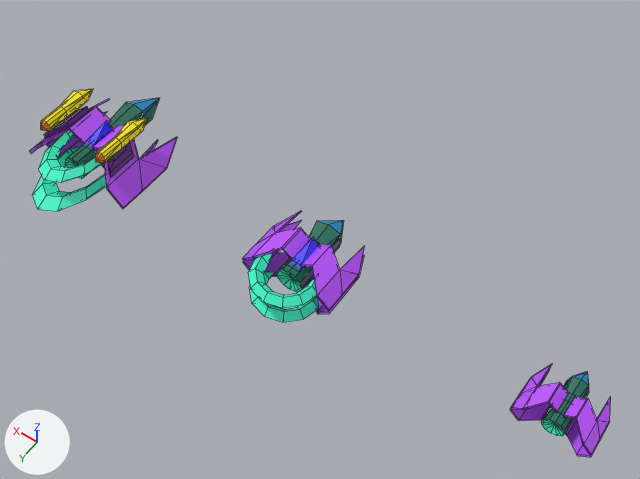
The Blender file Assets/Imports/Towers/Tour arbalète.blend: old version first, new version second.
Camera for both pictures: a camera (50 mm lens) standing at (-42.9, 57.3, 97.5) and looking at (-1.7, -0.4, 6.7). Lighting does not change. The marker at lower left points along +X, +Y and +Z. Mesh edges are drawn as thin lines.

Before the edit, the objects in view are built like this:
```python
ob_munition = bpy.data.objects.new('Munition', me_nave_arco_017)
ob_munition.parent = ob_tour_3
ob_munition.location = (42.58, 2.099, 6.757)
ob_munition.rotation_euler = (1.571, 0.0, 0.0)  # degrees (90, 0, 0)
ob_munition_001 = bpy.data.objects.new('Munition.001', me_nave_arco_001)
ob_munition_001.parent = ob_tour_1
ob_munition_001.location = (-37.94, 0.094, 2.055)
ob_munition_001.rotation_euler = (1.571, 0.0, 0.0)  # degrees (90, 0, 0)
ob_munition_002 = bpy.data.objects.new('Munition.002', me_nave_arco_004)
ob_munition_002.parent = ob_tour_2
ob_munition_002.location = (-0.225, -0.103, 2.055)
ob_munition_002.rotation_euler = (1.571, 0.0, 0.0)  # degrees (90, 0, 0)
ob_munition_003 = bpy.data.objects.new('Munition.003', me_nave_arco_009)
ob_munition_003.parent = ob_tour_3
ob_munition_003.location = (37.14, -0.113, 2.055)
ob_munition_003.rotation_euler = (1.571, 0.0, 0.0)  # degrees (90, 0, 0)
ob_munition_004 = bpy.data.objects.new('Munition.004', me_nave_arco_016)
ob_munition_004.parent = ob_tour_3
ob_munition_004.location = (31.71, 2.099, 6.757)
ob_munition_004.rotation_euler = (1.571, 0.0, 0.0)  # degrees (90, 0, 0)
ob_tour_1 = bpy.data.objects.new('Tour 1', me_nave_arco_002)
ob_tour_1.location = (-37.9, 0.8, 2.1)
ob_tour_1.rotation_euler = (1.571, 0.0, 0.0)  # degrees (90, 0, 0)
ob_tour_2 = bpy.data.objects.new('Tour 2', me_nave_arco_006)
ob_tour_2.location = (-0.2, 3.1, 2.1)
ob_tour_2.rotation_euler = (1.571, 0.0, 0.0)  # degrees (90, 0, 0)
ob_tour_3 = bpy.data.objects.new('Tour 3', me_nave_arco_011)
ob_tour_3.location = (37.1, 3.1, 2.5)
ob_tour_3.rotation_euler = (1.571, 0.0, 0.0)  # degrees (90, 0, 0)
```
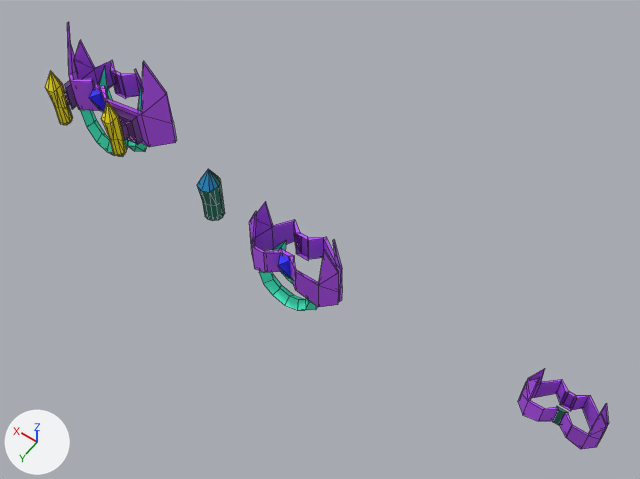
Where the newer file only moved an object's origin or applied its transform, the numbers keep the older frame.

Where the change shows, as pixel boxes (x1, y1, x2, y2) in the pictures (640 x 479 px; the box of a moved part takes in the faces that stretch with it):
'Tour 3', reshaped, moved, turned: before (30, 98, 177, 211); after (45, 22, 177, 156)
'Tour 2', mesh turned: before (242, 211, 365, 322); after (249, 201, 342, 310)
'Tour 1', mesh turned: before (510, 364, 611, 457); after (518, 369, 609, 449)
'Munition', reshaped, moved, turned: before (41, 89, 93, 131); after (197, 169, 225, 221)
'Munition.002', deleted (green): before (277, 220, 344, 292)
'Munition.003', deleted (green): before (65, 98, 159, 179)
'Munition.001', deleted (cyan): before (542, 372, 589, 436)
'Munition.004', deleted (yellow): before (95, 118, 147, 163)
part 4 of me_nave_arco_011, moved or reshaped: before (82, 120, 113, 150); after (89, 89, 105, 112)
part 5 of me_nave_arco_011, moved or reshaped: before (30, 98, 177, 209); after (64, 22, 177, 147)
part 6 of me_nave_arco_011, moved or reshaped: before (47, 111, 158, 167); after (74, 40, 142, 99)
part 7 of me_nave_arco_011, moved or reshaped: before (38, 131, 103, 183); after (80, 110, 128, 156)
part 8 of me_nave_arco_011, moved or reshaped: before (32, 146, 106, 211); after (98, 69, 147, 152)
part 9 of me_nave_arco_011, added (yellow): after (101, 102, 127, 156)
part 10 of me_nave_arco_011, added (yellow): after (45, 70, 73, 125)

Diff of the bpy script that builds the scene:
```diff
--- a/Assets/Imports/Towers/Tour arbalète.blend.py
+++ b/Assets/Imports/Towers/Tour arbalète.blend.py
@@ me_nave_arco_002 @@
 me_nave_arco_002.from_pydata(...)  # 96 vertices, 98 faces; spans x -5.19..5.19, y -2.44..2.44, z -3.34..4.6
 # used by ob_tour_1; location = (-37.9, 0.8, 2.1); rotation_euler = (1.571, 0.0, 0.0), in degrees (90, 0, 0)
+# me_nave_arco_002 part 2: the whole mesh is turned -90 degrees about the x axis through its middle, then moved by (0.0, 1.02, -0.63)
 me_nave_arco_002.materials.append(mat_torre_arco)
@@ me_nave_arco_006 @@
 me_nave_arco_006.from_pydata(...)  # 161 vertices, 166 faces; spans x -7.1..7.1, y -3.4..3.5, z -6.9..8.5
 # used by ob_tour_2; location = (-0.2, 3.1, 2.1); rotation_euler = (1.571, 0.0, 0.0), in degrees (90, 0, 0)
+# me_nave_arco_006 part 3: the whole mesh is turned -90 degrees about the x axis through its middle, then moved by (0.0, 2.3, -0.8)
 me_nave_arco_006.materials.append(mat_torre_arco)
@@ me_nave_arco_011 @@
 # used by ob_tour_3; location = (37.1, 3.1, 2.5); rotation_euler = (1.571, 0.0, 0.0), in degrees (90, 0, 0)
-me_nave_arco_011.from_pydata(...)  # 193 vertices, 198 faces; spans x -9.6..9.6, y -3.8..4.3, z -11.4..10.7
+me_nave_arco_011.from_pydata(...)  # 269 vertices, 306 faces; spans x -9.7..9.6, y -9.7..12.4, z 0.2..10.1
+# me_nave_arco_011 part 4: the loose piece of 5 vertices spanning x -1.0..1.0, y 1.3..3.1, z -0.5..4.2 is turned 89.6 degrees about the x axis through its middle and scaled by 1.01, then moved by (0.0, -3.1, 4.7)
+# me_nave_arco_011 part 5: the loose piece of 80 vertices spanning x -9.6..9.6, y -2.7..4.3, z -4.0..10.7 is multiplied about its middle by the matrix ((1.0, 0.0, 0.0), (0.0, -0.001, -1.0), (0.0, 1.064, -0.001)), then moved by (0.0, -3.1, 1.7)
+# me_nave_arco_011 part 6: the loose piece of 48 vertices spanning x -7.1..7.1, y -3.8..-0.5, z -2.4..8.5 is turned 90 degrees about the x axis through its middle, then moved by (0.0, 0.1, -1.1)
+# me_nave_arco_011 part 7: the loose piece of 30 vertices spanning x -4.6..4.6, y 0.8..2.7, z -8.8..2.5 is turned 89.9 degrees about the x axis through its middle, then moved by (0.0, 2.4, 9.3)
+# me_nave_arco_011 part 8: the loose piece of 30 vertices spanning x -5.1..5.1, y -3.1..-1.1, z -11.4..3.5 is turned 90.2 degrees about the x axis through its middle, then moved by (0.0, 7.0, 6.0)
+# me_nave_arco_011 part 9: a new loose piece of 38 vertices spanning x -6.7..-4.3, y -6.1..4.4, z 7.7..10.1, in mat_torre_arco (picture img_tour_arbalète_png_001)
+# me_nave_arco_011 part 10: a new loose piece of 38 vertices spanning x 4.2..6.6, y -6.1..4.4, z 7.7..10.1, in mat_torre_arco (picture img_tour_arbalète_png_001)
 me_nave_arco_011.materials.append(mat_torre_arco)
@@ me_nave_arco_017 @@
 # used by ob_munition; parent = ob_tour_3; location = (42.58, 2.099, 6.757); rotation_euler = (1.571, 0.0, 0.0), in degrees (90, 0, 0)
-me_nave_arco_017.from_pydata(...)  # 38 vertices, 54 faces; spans x -1.2..1.2, y -1.07..1.35, z -4.45..6.13
+me_nave_arco_017.from_pydata(...)  # 38 vertices, 50 faces; spans x -1.48..1.48, y -5.86..3.48, z -1.5..1.89
+# me_nave_arco_017 part 1: the whole mesh is rebuilt
 me_nave_arco_017.materials.append(mat_torre_arco)
@@ ob_munition_001 @@
-ob_munition_001 = bpy.data.objects.new('Munition.001', me_nave_arco_001)
@@ ob_munition_002 @@
-ob_munition_002 = bpy.data.objects.new('Munition.002', me_nave_arco_004)
@@ ob_tour_3 @@
 ob_tour_3 = bpy.data.objects.new('Tour 3', me_nave_arco_011)
-ob_tour_3.location = (37.1, 3.1, 2.5)
-ob_tour_3.rotation_euler = (1.571, 0.0, 0.0)  # degrees (90, 0, 0)
+ob_tour_3.location = (37.2, -6.7, 8.5)
+ob_tour_3.rotation_euler = (-1.571, 0.0, 0.0)  # degrees (-90, 0, 0)
@@ ob_munition_003 @@
-ob_munition_003 = bpy.data.objects.new('Munition.003', me_nave_arco_009)
@@ ob_munition_004 @@
-ob_munition_004 = bpy.data.objects.new('Munition.004', me_nave_arco_016)
@@ ob_munition @@
 ob_munition.matrix_parent_inverse = Matrix(((1.0, 0.0, 0.0, -37.14), (0.0, 0.0, 1.0, -2.505), (0.0, -1.0, 0.0, 3.091), (0.0, 0.0, 0.0, 1.0)))
-ob_munition.location = (42.58, 2.099, 6.757)
-ob_munition.rotation_euler = (1.571, 0.0, 0.0)  # degrees (90, 0, 0)
+ob_munition.location = (16.44, 0.094, 3.35)
+ob_munition.rotation_euler = (-1.57, 0.0, 0.0)  # degrees (-90, 0, 0)
```
